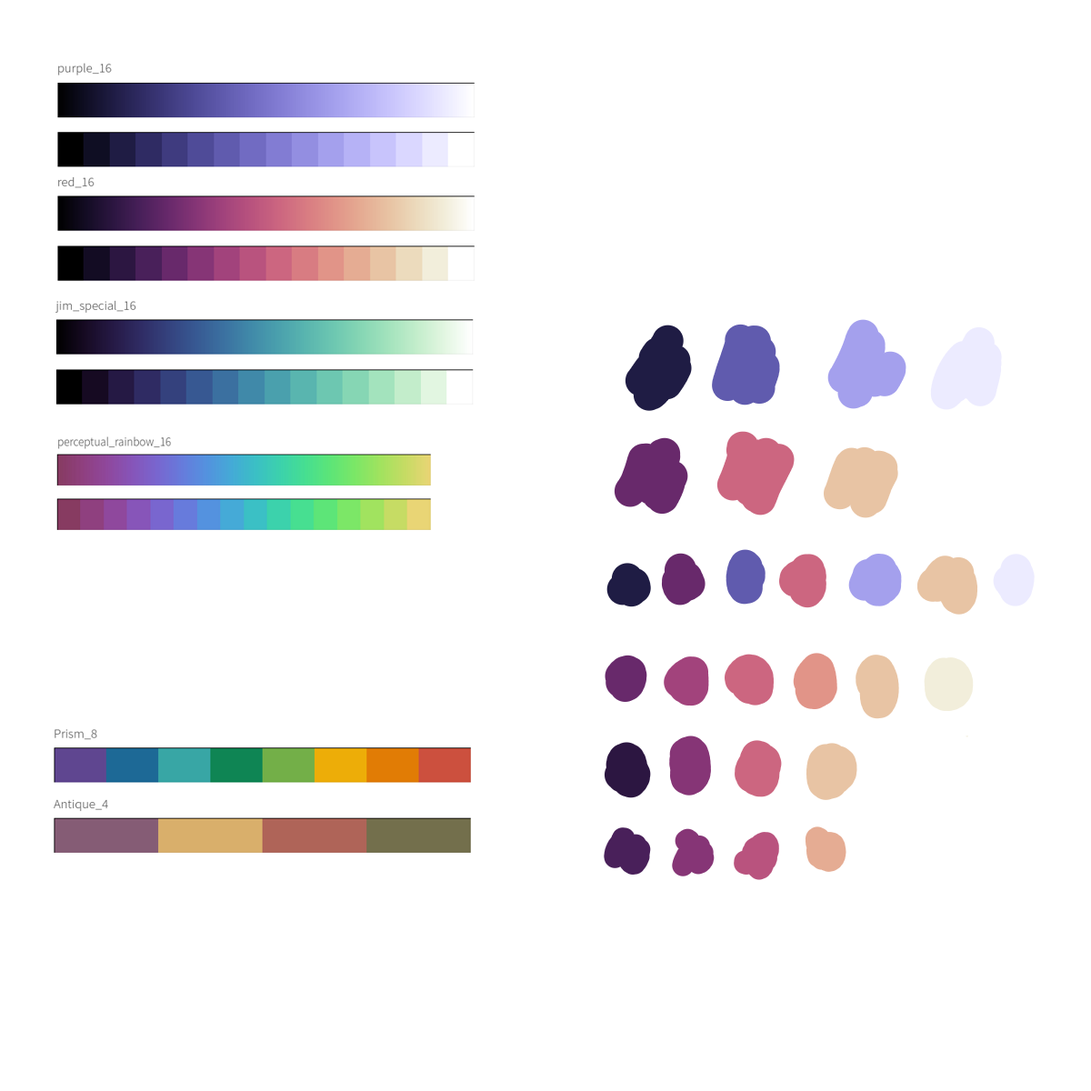
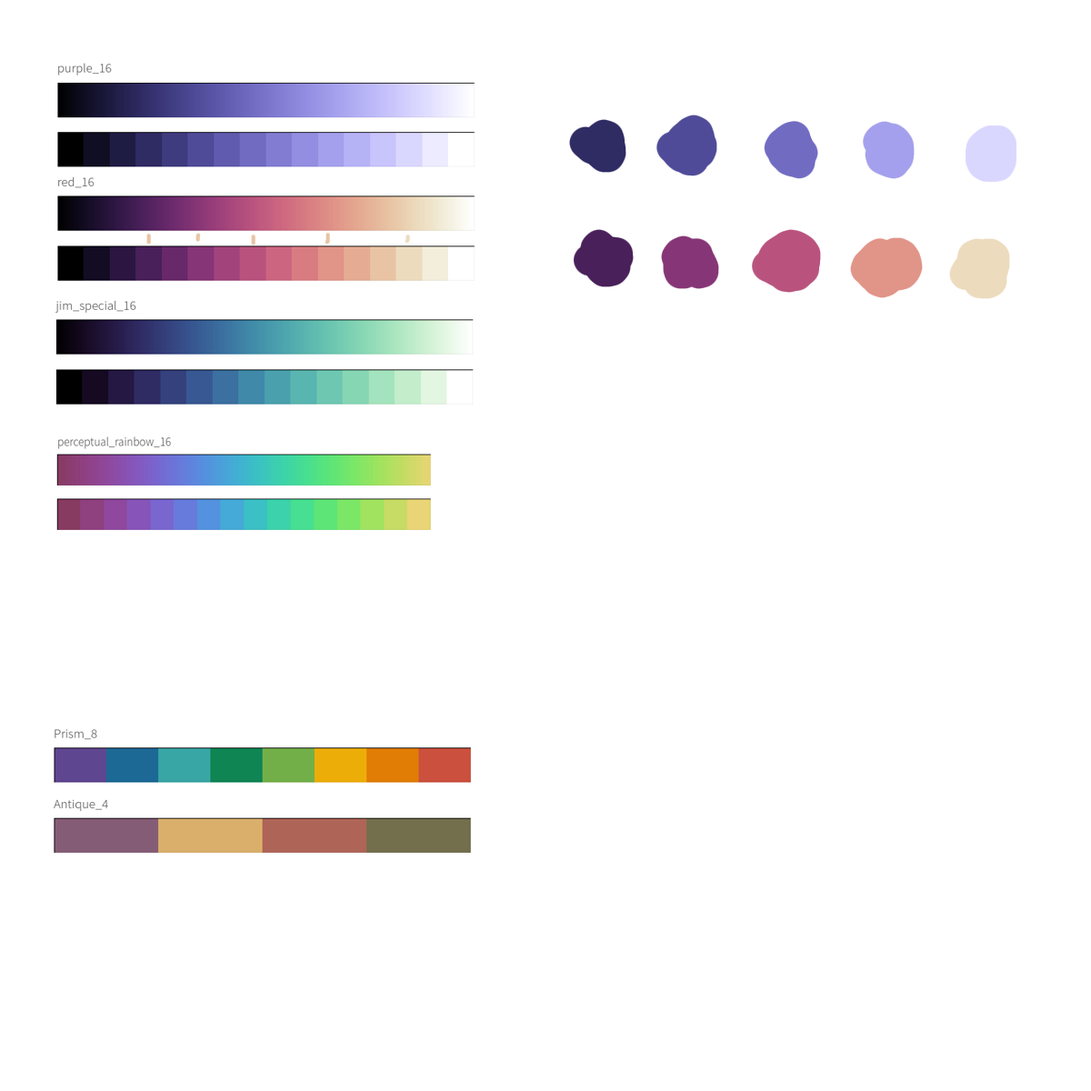
Layer changes from the first 1091x1091 image to the second:
moved "Paint Layer 2(pasted)" above "write_layer", painted on it over [146, 114, 1036, 881]
painted on "perceptual_rainbow" over [603, 338, 1036, 881]
painted on "p,r,jim,cork" over [146, 231, 411, 246]
